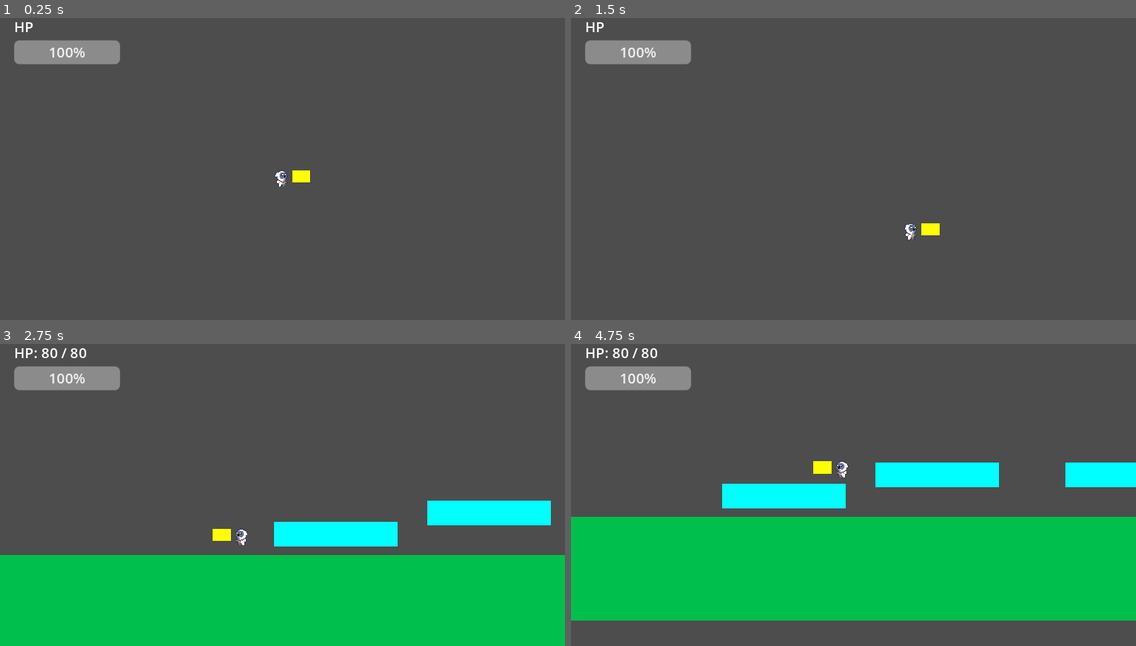
Above: before the commit, frames 1-4 (two rows, left to right).
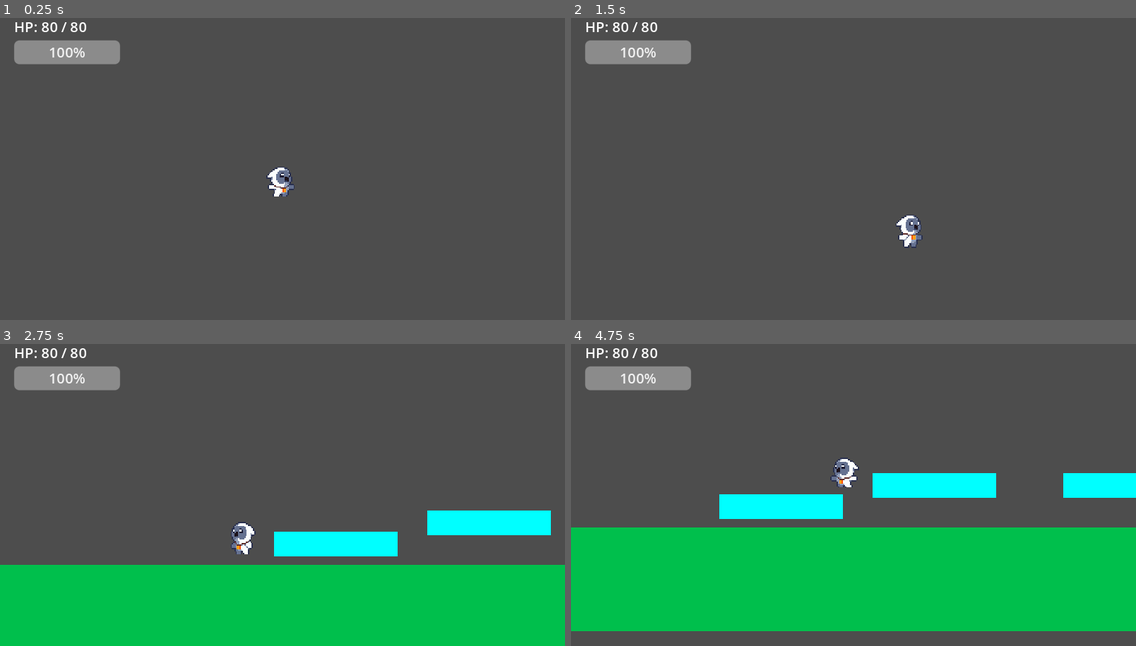
Above: after the commit, the same moments.

Repository: matbloxoficial-dev/world-corrupted
Game: Godot game, scene res://scenes/levels/nivel_prueba.tscn
Same seed, same stepped clock (60 frames per second), same inputs: the game is played once before the commit and once after it. The project has no main scene, so this scene is started directly.
Inputs (mouse positions are in pixels of both pictures, inside the frame that each line leads up to):
- Up to frame 1 (0.25 s): no input
- Up to frame 2 (1.5 s): move the mouse to (977, 144) at 0.52 s; hold D (move_right) from 0.53 s (still down); click (977, 144) at 0.6 s; tap Space (jump) at 0.77, 1.07 s; tap Shift (dash) at 0.8, 1.35 s; move the mouse to (740, 178) at 1.27 s
- Up to frame 3 (2.75 s): tap Space (jump) at 1.52, 1.82, 2.3 s; tap E (use_essence) at 1.55, 2.1 s; move the mouse to (339, 416) at 2.02 s; release D (move_right) at 2.03 s; hold A (move_left) from 2.03 s (still down)
- Up to frame 4 (4.75 s): move the mouse to (825, 549) at 2.77 s; release A (move_left) at 2.78 s; hold D (move_right) 2.78-4.28 s; tap Space (jump) at 2.85, 3.02, 3.32, 3.77, 4.07, 4.52 s; click (825, 549) at 3.05 s; move the mouse to (1023, 534) at 3.52 s; click (1023, 534) at 3.6 s; tap Shift (dash) at 3.8, 4.35 s; move the mouse to (684, 440) at 4.27 s; hold A (move_left) from 4.28 s (still down); tap E (use_essence) at 4.55 s

The runs differ from the first frame. In frame 1, 0.6% of the frame differs, in the area x 6-55%, y 1-60%; in frame 2, 0.6%; in frame 3, 6.5%; in frame 4, 11%, in the area x 0-100%, y 37-96%.

Commit message:
Sistema de alma - matar enemigos recarga energia para Pulso Vital

Diff:
--- a/scenes/player/tekaya.tscn
+++ b/scenes/player/tekaya.tscn
@@ -7,7 +7,7 @@
 [ext_resource type="Texture2D" uid="uid://cq1cebmfxdpt" path="res://assets/sprites/player/Tekaya-temp/Owlet_Monster_Run_6.png" id="5_8jjjh"]
 
 [sub_resource type="RectangleShape2D" id="RectangleShape2D_wgdx7"]
-size = Vector2(29, 20)
+size = Vector2(16.5, 19)
 
 [sub_resource type="AtlasTexture" id="AtlasTexture_do1bi"]
 atlas = ExtResource("2_pda4j")
@@ -201,8 +201,8 @@
 }]
 
 [sub_resource type="CapsuleShape2D" id="CapsuleShape2D_ch03j"]
-radius = 16.0
-height = 32.0
+radius = 20.0
+height = 54.0
 
 [node name="Tekaya" type="CharacterBody2D" groups=["tekaya"]]
 script = ExtResource("1_ja0we")
@@ -213,24 +213,18 @@
 monitoring = false
 monitorable = false
 
-[node name="ColorRect" type="ColorRect" parent="Visual/Hitbox"]
-offset_left = 16.0
-offset_top = -10.0
-offset_right = 45.0
-offset_bottom = 10.0
-color = Color(1, 1, 0, 1)
-
 [node name="CollisionShape2D" type="CollisionShape2D" parent="Visual/Hitbox"]
-position = Vector2(30.5, 0)
+position = Vector2(23.75, 11.5)
 shape = SubResource("RectangleShape2D_wgdx7")
 
-[node name="Sprite2D" type="AnimatedSprite2D" parent="Visual"]
+[node name="AnimatedSprite2D" type="AnimatedSprite2D" parent="Visual"]
+scale = Vector2(2, 2)
 sprite_frames = SubResource("SpriteFrames_285vb")
-animation = &"jump"
-frame = 7
-frame_progress = 1.0
+animation = &"attack"
+frame = 2
 
 [node name="CollisionShape2D" type="CollisionShape2D" parent="."]
+position = Vector2(-4, 6)
 shape = SubResource("CapsuleShape2D_ch03j")
 
 [node name="Camera2D" type="Camera2D" parent="."]
--- a/scripts/enemigo_basico.gd
+++ b/scripts/enemigo_basico.gd
@@ -107,8 +107,12 @@
 	estado = Estado.MUERTO
 	print("Enemigo muerto")
 
-	var tekaya = get_tree().get_first_node_in_group("tekaya")
-	if tekaya:
-		tekaya.ganar_exp(30)
+	if jugador and jugador.has_method("ganar_exp"):
+		jugador.ganar_exp(30)
+
+	if jugador and jugador.esencia_equipada_1 and jugador.esencia_equipada_1.has_method("ganar_alma"):
+		jugador.esencia_equipada_1.ganar_alma(35)
 
 	queue_free()
+
+	queue_free()
--- a/scripts/esencia_vida.gd
+++ b/scripts/esencia_vida.gd
@@ -2,24 +2,34 @@
 class_name EsenciaVida
 
 const CURACION_PULSO = 10
-const RANGO_PULSO = 100.0
-const REGENERACION_POR_SEGUNDO = 0.1
+const REGENERACION_POR_SEGUNDO = 0.0001
+const COSTO_PULSO = 100
+const MAX_ALMA = 100
+
+var alma = 0
 
 func _ready() -> void:
 	nombre = "Esencia de Vida"
 
 func habilidad_1(tekaya: Node) -> void:
-	# Pulso Vital - cura a Tekaya
+	if alma < COSTO_PULSO:
+		print("Sin alma suficiente: ", alma, " / ", COSTO_PULSO)
+		return
+
+	alma -= COSTO_PULSO
 	var hp_anterior = tekaya.hp
 	tekaya.hp = min(tekaya.hp + CURACION_PULSO, tekaya.MAX_HP)
 
 	if tekaya.hud:
 		tekaya.hud.actualizar_hp(tekaya.hp, tekaya.MAX_HP)
 
-	print("Pulso Vital — curado: ", tekaya.hp - hp_anterior, " HP")
+	print("Pulso Vital — curado: ", tekaya.hp - hp_anterior, " HP | Alma: ", alma, " / ", MAX_ALMA)
+
+func ganar_alma(cantidad: int) -> void:
+	alma = min(alma + cantidad, MAX_ALMA)
+	print("Alma: ", alma, " / ", MAX_ALMA)
 
 func pasiva(tekaya: Node, delta: float) -> void:
-	# Resiliencia - regeneración lenta fuera de combate
 	if not tekaya.atacando and tekaya.is_on_floor():
 		if tekaya.hp < tekaya.MAX_HP:
 			tekaya.hp = min(tekaya.hp + REGENERACION_POR_SEGUNDO * delta, tekaya.MAX_HP)
--- a/scripts/tekaya.gd
+++ b/scripts/tekaya.gd
@@ -18,6 +18,7 @@
 const TIEMPO_CARGA = 0.8
 const VENTANA_COMBO = 0.5
 
+@onready var anim = $Visual/AnimatedSprite2D
 
 var esencia_equipada_1: EsenciaBase = null
 var esencia_equipada_2: EsenciaBase = null
@@ -48,14 +49,15 @@
 var carga_timer = 0.0
 
 func _physics_process(delta: float) -> void:
-	# Usar esencia 1
+
+	# Usar esencia
 	if Input.is_action_just_pressed("use_essence") and esencia_equipada_1:
 		esencia_equipada_1.habilidad_1(self)
 
-	# Pasiva de esencia activa siempre corriendo
 	if esencia_equipada_1 and esencia_equipada_1.activa:
 		esencia_equipada_1.pasiva(self, delta)
-	# Temporizadores del dash
+
+	# Timers
 	if is_dashing:
 		dash_timer -= delta
 		if dash_timer <= 0:
@@ -74,13 +76,13 @@
 			is_invencible = false
 			modulate.a = 1.0
 
-	# Combo timer — si pasa mucho tiempo sin atacar, reinicia
+	# Combo
 	if combo_paso > 0 and not atacando:
 		combo_timer -= delta
 		if combo_timer <= 0:
 			combo_paso = 0
 
-	# Ataque timer — duración de cada golpe
+	# Ataque timer
 	if atacando:
 		ataque_timer -= delta
 		if ataque_timer <= 0:
@@ -88,7 +90,7 @@
 			$Visual/Hitbox.monitoring = false
 			$Visual/Hitbox.monitorable = false
 
-	# Carga del ataque cargado
+	# Carga
 	if cargando:
 		carga_timer += delta
 
@@ -108,12 +110,12 @@
 	if Input.is_action_just_pressed("jump") and is_on_floor():
 		velocity.y = JUMP_VELOCITY
 
-	# Ataque — presionar
+	# Ataque presionar
 	if Input.is_action_just_pressed("attack") and not atacando:
 		cargando = true
 		carga_timer = 0.0
 
-	# Ataque — soltar
+	# Ataque soltar
 	if Input.is_action_just_released("attack"):
 		if cargando:
 			if carga_timer >= TIEMPO_CARGA:
@@ -123,8 +125,8 @@
 			cargando = false
 			carga_timer = 0.0
 
-	# Movimiento horizontal
-	if not is_dashing:
+	# Movimiento
+	if not is_dashing and not atacando:
 		var direction = Input.get_axis("move_left", "move_right")
 		if direction != 0:
 			facing = 1 if direction > 0 else -1
@@ -133,11 +135,30 @@
 		else:
 			velocity.x = move_toward(velocity.x, 0, SPEED)
 
-	# Patada giratoria
+	# Patada
 	if Input.is_action_just_pressed("kick") and patada_cooldown <= 0 and not atacando:
 		_ejecutar_patada()
 
 	move_and_slide()
+
+	# 🎬 ANIMACIONES PRO
+	var anim_actual = anim.animation
+
+	if atacando:
+		if anim_actual != "attack":
+			anim.play("attack")
+		return
+
+	if not is_on_floor():
+		if anim_actual != "jump":
+			anim.play("jump")
+	elif abs(velocity.x) > 10:
+		if anim_actual != "run":
+			anim.play("run")
+	else:
+		if anim_actual != "idle":
+			anim.play("idle")
+
 
 func _ejecutar_combo() -> void:
 	atacando = true
@@ -145,15 +166,15 @@
 	var dano = DANO_GOLPE[combo_paso]
 	ataque_timer = 0.25
 
-	# Activa hitbox
-	$Visual/Hitbox.monitoring = false
-	$Visual/Hitbox.monitorable = false
+	$Visual/Hitbox.monitoring = true
+	$Visual/Hitbox.monitorable = true
 
 	print("Golpe ", combo_paso + 1, " — daño: ", dano)
 
 	combo_paso += 1
 	if combo_paso >= 3:
 		combo_paso = 0
+
 
 func _ejecutar_ataque_cargado() -> void:
 	atacando = true
@@ -165,6 +186,18 @@
 
 	print("Ataque CARGADO — daño: ", DANO_CARGADO)
 
+
+func _ejecutar_patada() -> void:
+	patada_cooldown = COOLDOWN_PATADA
+	atacando = true
+	ataque_timer = 0.3
+
+	$Visual/Hitbox.monitoring = true
+	$Visual/Hitbox.monitorable = true
+
+	print("Patada giratoria — daño: ", DANO_PATADA)
+
+
 func recibir_danio(cantidad: int) -> void:
 	if is_invencible:
 		return
@@ -182,6 +215,7 @@
 	is_invencible = true
 	invencibility_timer = INVENCIBILITY_TIME
 	modulate.a = 0.4
+
 
 func morir() -> void:
 	set_physics_process(false)
@@ -196,56 +230,57 @@
 	else:
 		get_tree().reload_current_scene()
 
+
 func _on_hitbox_body_entered(body: Node) -> void:
 	if body == self:
 		return
+
 	if body.has_method("recibir_danio"):
 		var bono = equipo_arma.bono_danio if equipo_arma else 0
 		var dano: int
+
 		if patada_cooldown > COOLDOWN_PATADA - 0.3:
 			dano = DANO_PATADA + bono
 		elif carga_timer >= TIEMPO_CARGA:
 			dano = DANO_CARGADO + bono + (nivel * 2)
 		else:
 			dano = DANO_GOLPE[max(combo_paso - 1, 0)] + bono + (nivel * 2)
+
 		body.recibir_danio(dano)
 
 
-func _ejecutar_patada() -> void:
-	patada_cooldown = COOLDOWN_PATADA
-	atacando = true
-	ataque_timer = 0.3
-	$Visual/Hitbox.monitoring = true
-	$Visual/Hitbox.monitorable = true
-	print("Patada giratoria — daño: ", DANO_PATADA, " | Cooldown: ", COOLDOWN_PATADA, "s")
-
 func _ready() -> void:
+	hp = MAX_HP
 	hud = get_tree().get_first_node_in_group("hud")
-	# Equipar Esencia de Vida para prueba
+
 	var vida = EsenciaVida.new()
 	vida.activar()
 	esencia_equipada_1 = vida
 	add_child(vida)
+
+	if hud:
+		hud.actualizar_hp(hp, MAX_HP)
+
 func ganar_exp(cantidad: int) -> void:
 	exp += cantidad
 	print("EXP: ", exp, " / ", EXP_POR_NIVEL[nivel])
 
 	if nivel < 20 and exp >= EXP_POR_NIVEL[nivel]:
 		_subir_nivel()
+
 
 func _subir_nivel() -> void:
 	nivel += 1
 	var hp_bonus = 20
 	MAX_HP += hp_bonus
 	hp = MAX_HP
-	print("NIVEL ", nivel, " — HP maximo: ", MAX_HP)
+
+	print("NIVEL ", nivel)
 
 	if hud:
 		hud.actualizar_hp(hp, MAX_HP)
 
+
 func agregar_corrupcion(cantidad: int) -> void:
 	corrupcion = min(corrupcion + cantidad, 100)
-	print("Corrupcion: ", corrupcion, " / 100")
-
-	if corrupcion >= 75:
-		print("ADVERTENCIA INTERNA: Tekaya cerca del final oscuro")
+	print("Corrupcion: ", corrupcion)
